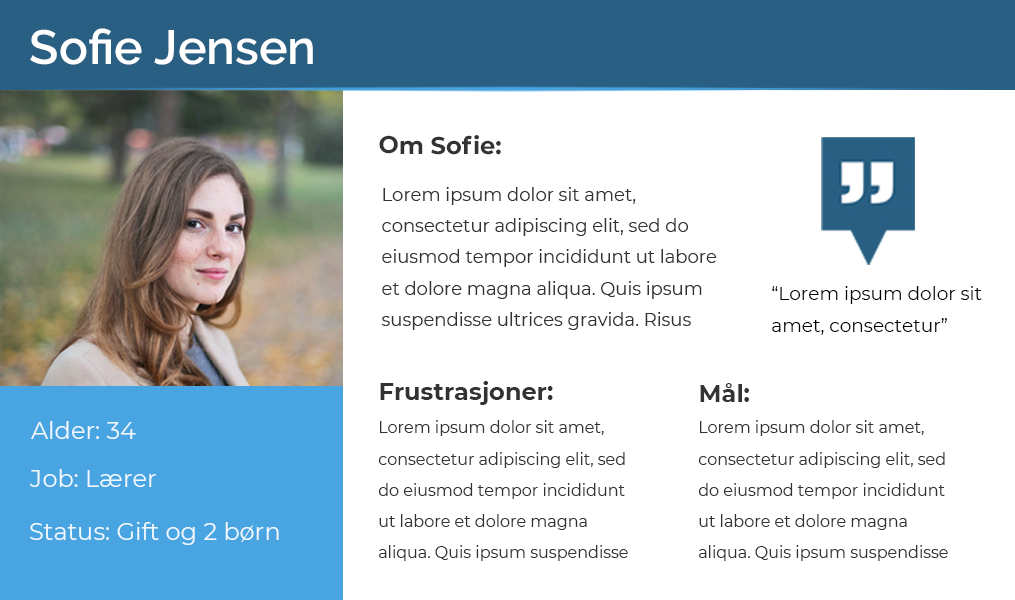
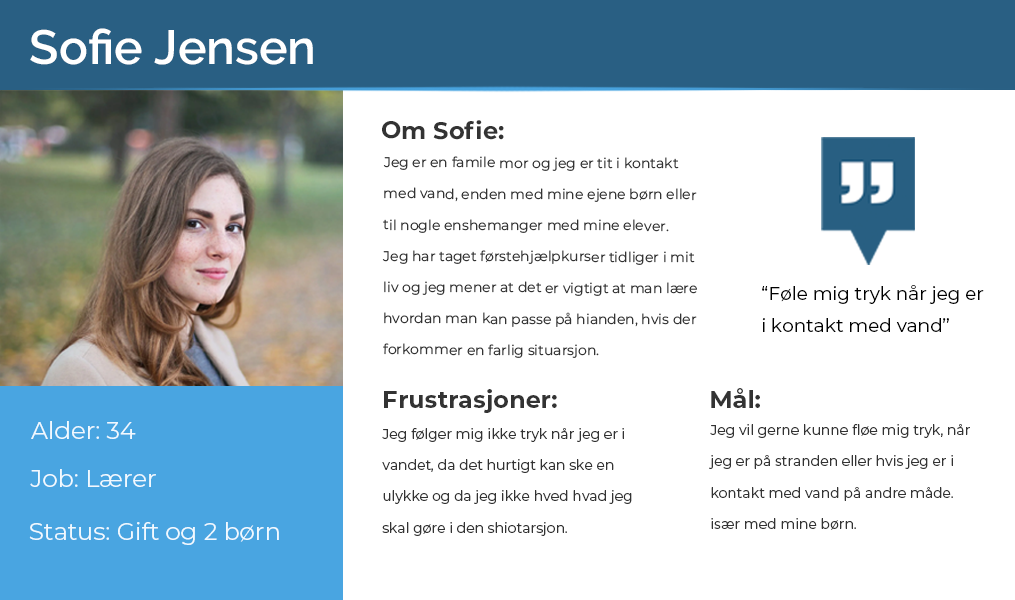
Before/after of a 1015px x 600px layered artwork. What changed in the layer stack:
painted on "Mål:" over [700, 383, 760, 408]
painted on "Frustrasjoner:" over [380, 381, 557, 413]
painted on "Status: Gift og 2 børn" over [29, 522, 279, 545]
painted on "Job: Lærer" over [29, 469, 156, 487]
painted on "Alder: 34" over [31, 421, 136, 439]
painted on "Om Sofie:" over [379, 120, 504, 155]
renamed "Lorem ipsum dolor sit amet, consectetur adipiscing elit, sed do" to "Jeg vil gerne kunne fløe mig tryk, når jeg er på stranden eller", painted on it over [698, 420, 970, 561]
renamed "Lorem ipsum dolor sit amet, consectetur adipiscing elit, sed do" to "Jeg følger mig ikke tryk når jeg er i vandet, da det hurtigt ka", painted on it over [378, 420, 632, 561]
renamed "Lorem ipsum dolor sit amet, consectetur adipiscing elit, sed do" to "Jeg er en famile mor og jeg er tit i kontakt med vand, enden me", painted on it over [381, 156, 717, 358]
renamed "“Lorem ipsum dolor sit amet, consectetur” adipiscing elit, sed" to "“Føle mig tryk når jeg er i kontakt med vand”", painted on it over [762, 285, 984, 335]
